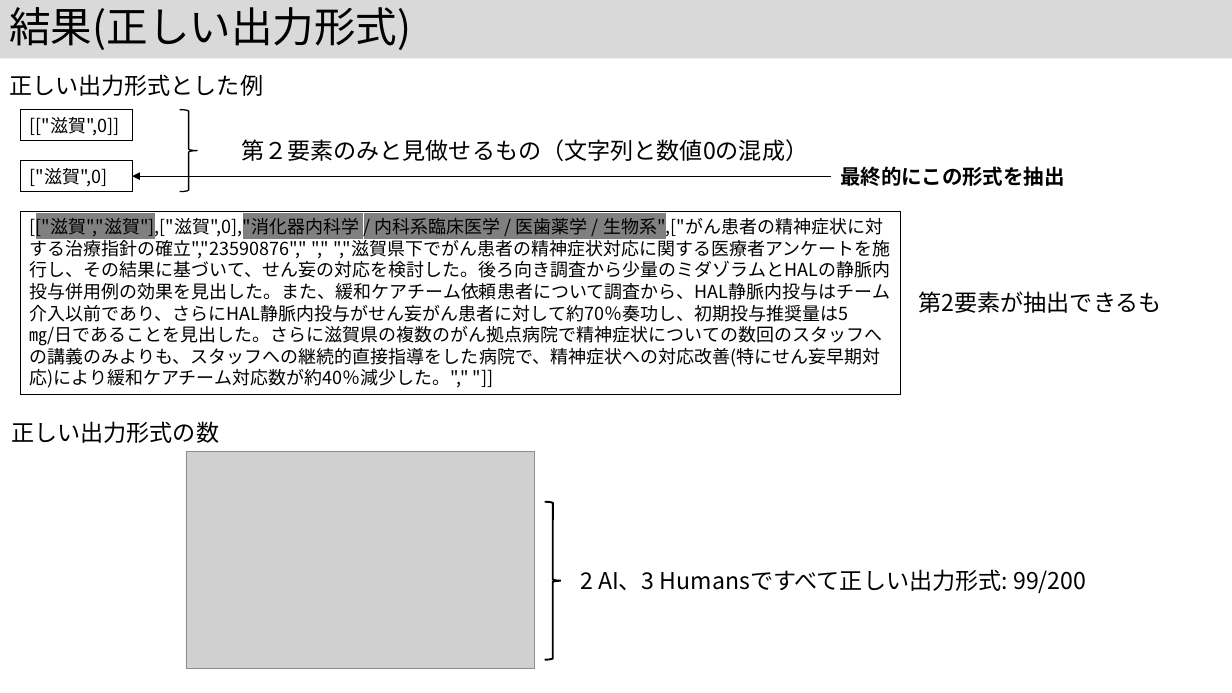
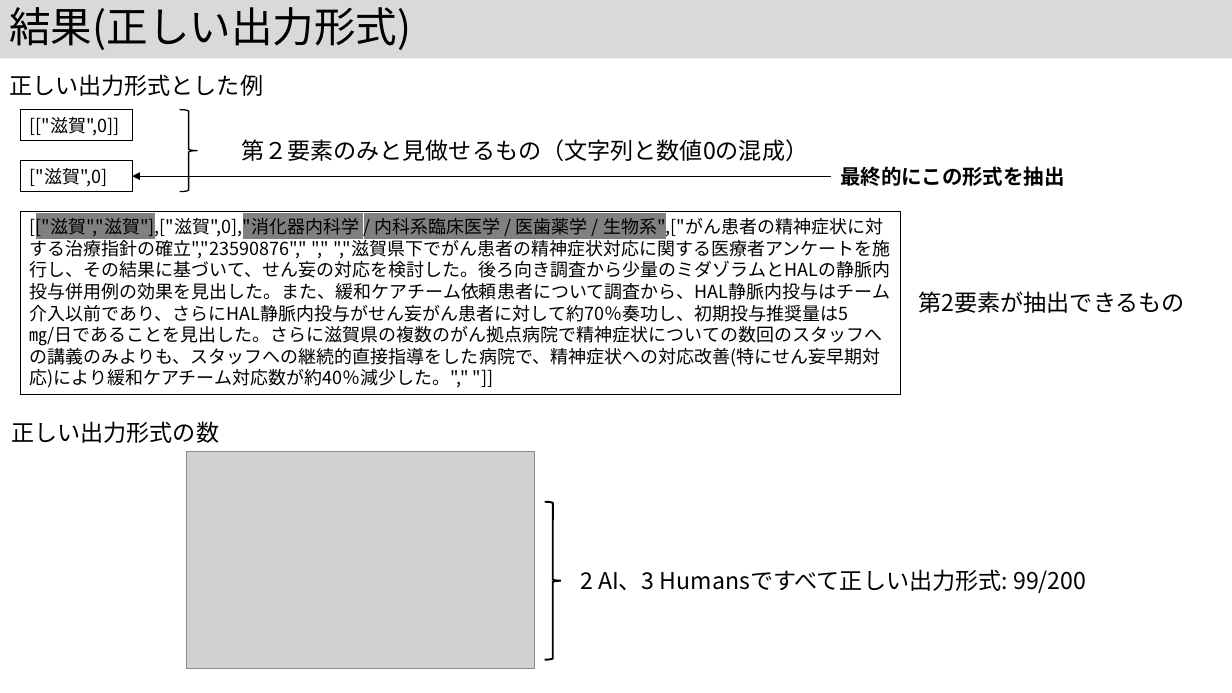
Before and after one commit to kouamano/nihongo-region-name-extract, a slide deck: slide 14 of jsik2026taikai.pptx (slide 13 before the commit). Drawn at 1232x693 pixels with LibreOffice and Linux fonts; fonts in the diff are those of the drawing; grey boxes stand for pictures. Boxes give left, top, right and bottom in pixels: in the first picture for what was removed or moved away, otherwise in the second. Text is boxed around its words. In the diff, an @@ line names an element or a change of style, - is before the commit and + after.

```diff
--- a/jsik2026taikai.pptx
+++ b/jsik2026taikai.pptx
@@ text at (919, 291, 1185, 313): text changed @@
-第2要素が抽出できるも
+第2要素が抽出できるもの
```
Also in this commit, not shown: 1 other slide changed, 1 slide added.
